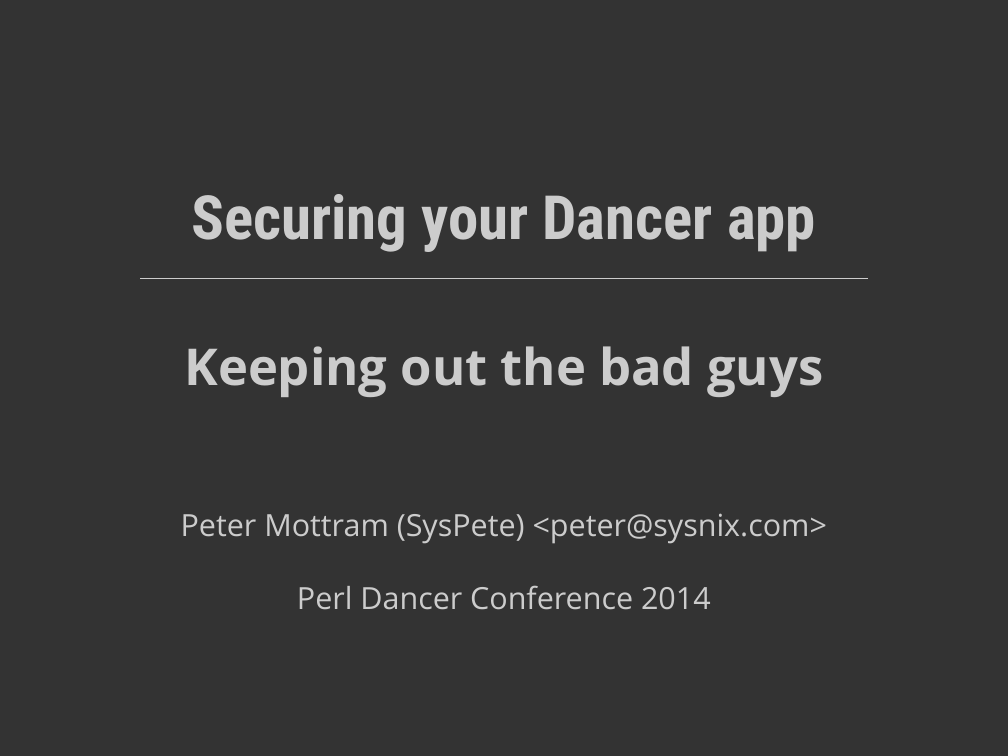
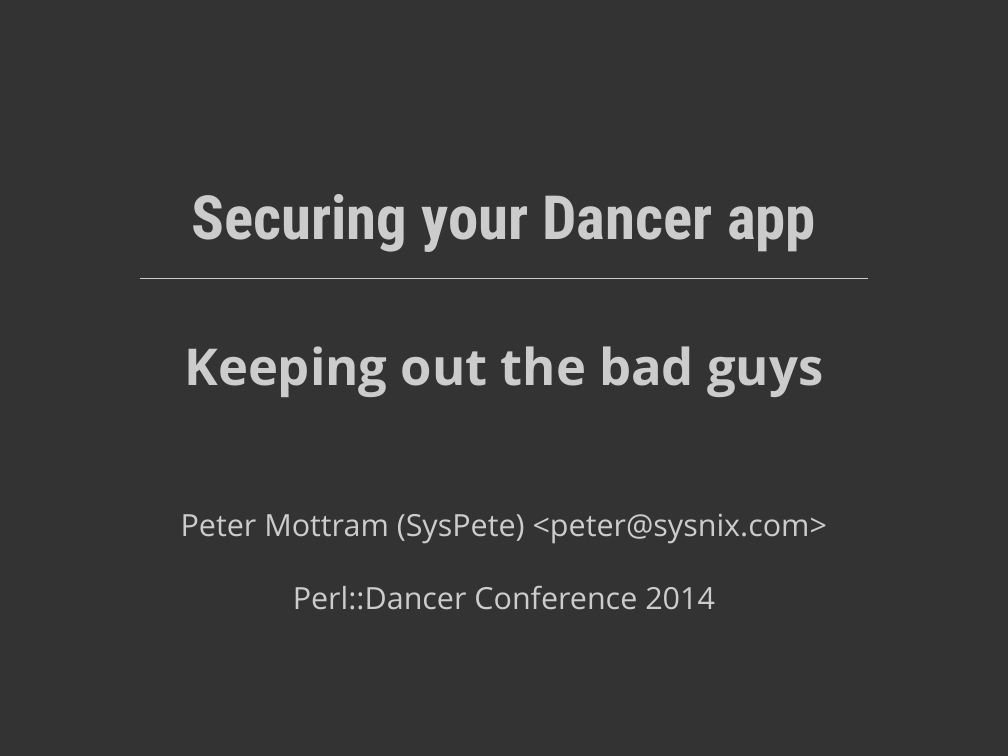
Before and after one commit to SysPete/perl-dancer-conference-2014, a slide deck: slide 1 of security.odp. Drawn at 1008x756 pixels with LibreOffice and Linux fonts; fonts in the diff are those of the drawing. Boxes give left, top, right and bottom in pixels: in the first picture for what was removed or moved away, otherwise in the second. Text is boxed around its words. In the diff, an @@ line names an element or a change of style, - is before the commit and + after.

```diff
--- a/security.odp
+++ b/security.odp
@@ subtitle at (293,585,715,610): text changed @@
-Perl Dancer Conference 2014
+Perl::Dancer Conference 2014
```
Also in this commit, not shown: 1 other slide changed, 5 other files.
